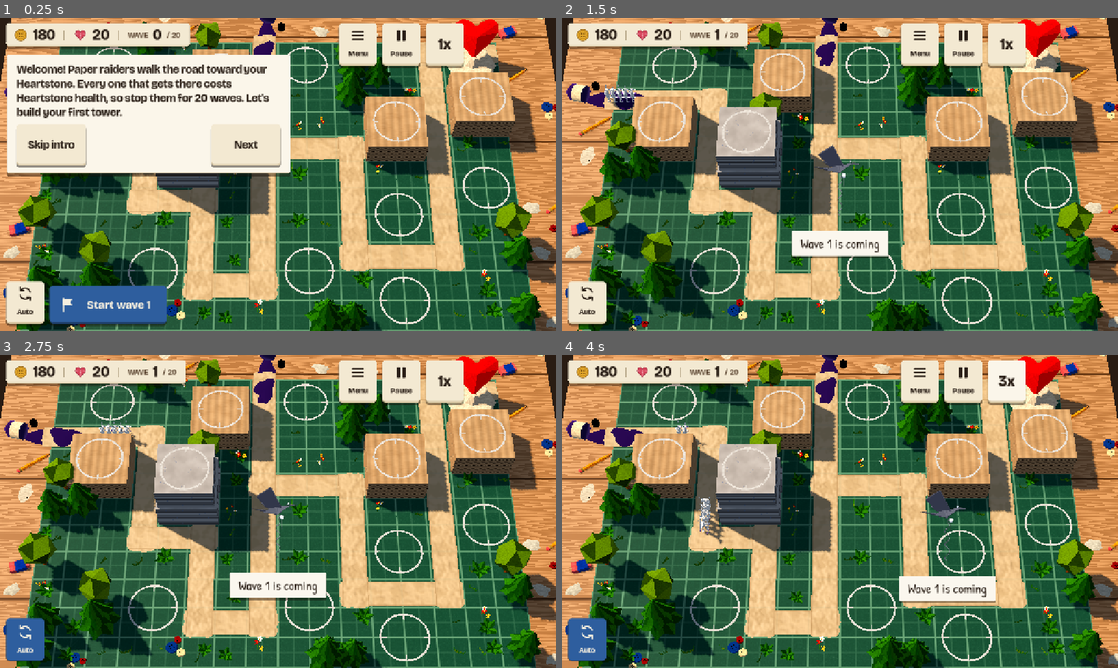
Above: before the commit, frames 1-4 (two rows, left to right).
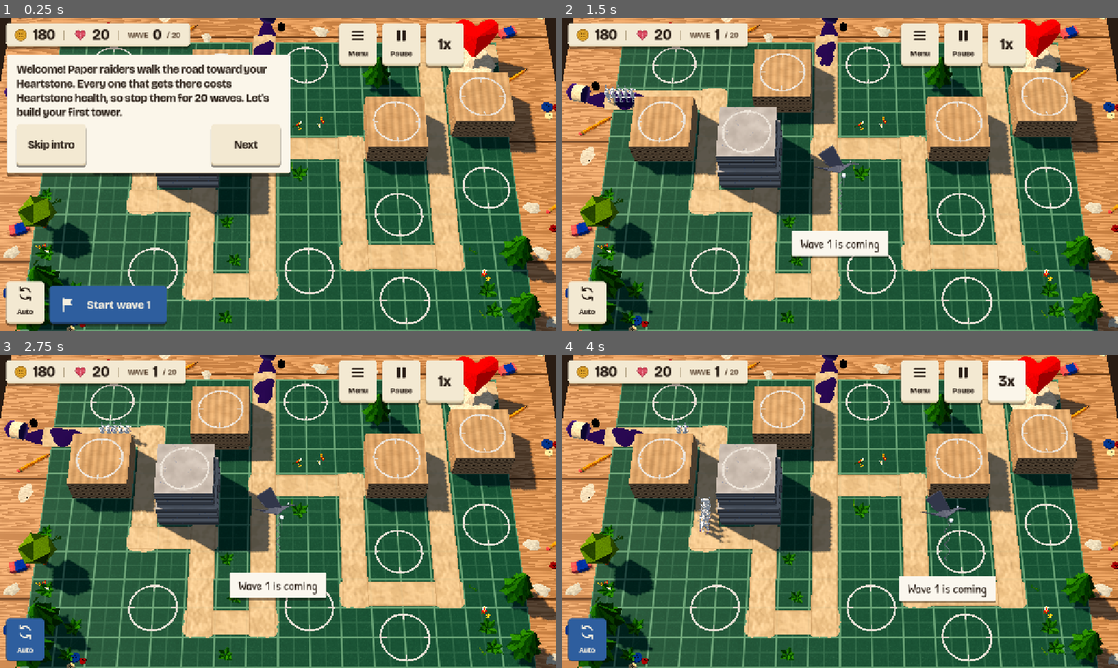
Above: after the commit, the same moments.

Repository: juanpalopez/psychic-bassoon
Game: Godot game, scene res://main.tscn
Two runs of this game, one before a commit and one after it. Both use one fixed random seed, a clock stepped at 60 frames per second and the inputs below.
Inputs:
- Up to frame 1 (0.25 s): no input
- Up to frame 2 (1.5 s): click "Start wave 1" at 0.5 s; click "Skip intro" at 1.25 s
- Up to frame 3 (2.75 s): click "Auto" at 2 s
- Up to frame 4 (4 s): click "1x" at 2.75 s; click "2x" at 3.5 s

The runs differ from the first frame. In frame 1, 6.6% of the frame differs, in the area x 0-100%, y 0-100%; in frame 2, 9.6%; in frame 3, 9.6%; in frame 4, 9.7%.

Commit message:
fix(render): keep decor off sockets, raise camera near plane, tighten board tests
Decor now keeps two cells off the socket blocks and the Heartstone (the old
check was always true), both sides of a spawn's bottle stay clear, an extra
spawn gets a box when the model is missing, the camera near plane is 1 m,
and the board budget test caps at the real 26 surfaces and 10 shadows.

Refs #293

Co-Authored-By: Claude Sonnet 5.5 <noreply@anthropic.com>
Claude-Session: https://claude.ai/code/session_013kCD1gD2mF2bzJQYitQCV3

Diff:
--- a/godot/render/board.gd
+++ b/godot/render/board.gd
@@ -36,6 +36,9 @@
 const SPAWN_MODEL := "res://assets/models/terrain/blot_spawn.glb"
 ## The decor scattered on the board and the desk: model, cells from the road it must keep
 ## (Chebyshev), and the share of eligible cells that get one.
+## Cells of clearance decor keeps from a socket block and the Heartstone: a tree leans a metre
+## or more past its cell, so a cell next door would stand over a built tower.
+const DECOR_CLEARANCE := 2
 const DECOR := {
 	"Trees": ["decor_tree_pine", 2, 0.4],
 	"RoundTrees": ["decor_tree_round", 2, 0.25],
@@ -258,6 +261,12 @@
 		if route[0] != start:
 			var extra := MeshInstance3D.new()
 			extra.position = BoardSpace.cell_to_world(route[0].x, route[0].y)
+			# the box stands in when the model file is missing, as for the first spawn
+			var box := BoxMesh.new()
+			box.size = Vector3(0.7, 0.9, 0.7)
+			extra.mesh = box
+			extra.material_override = _material(SPAWN_COLOUR)
+			extra.position.y = box.size.y / 2.0
 			_use_spawn_model(extra, route)
 			others.add_child(extra)
 			spawn_count += 1
@@ -340,9 +349,9 @@
 
 
 ## Paper trees, shrubs, grass and flowers on the open mat, and clutter on the desk. A cell
-## gets decor only when it is plain ground far enough from the road (trees also keep off the
-## socket blocks and the Heartstone); which decor, where in the cell and how it is turned
-## come from a hash of the cell and the seed.
+## gets decor only when it is plain ground far enough from the road and `DECOR_CLEARANCE` cells
+## off the socket blocks and the Heartstone; which decor, where in the cell and how it is
+## turned come from a hash of the cell and the seed.
 func _add_decor() -> void:
 	var road := {}
 	for route in map.routes:
@@ -368,12 +377,10 @@
 				continue
 			var from_road := _distance_to(cell, road)
 			var from_blocked := _distance_to(cell, blocked)
+			if from_blocked < DECOR_CLEARANCE:
+				continue
 			var tree := CellHash.of(col, row, map_seed, 10)
-			if (
-				from_road >= 2
-				and from_blocked >= 1
-				and tree < DECOR["Trees"][2] + DECOR["RoundTrees"][2]
-			):
+			if from_road >= 2 and tree < DECOR["Trees"][2] + DECOR["RoundTrees"][2]:
 				var key := "Trees" if tree < DECOR["Trees"][2] else "RoundTrees"
 				_place(placed, key, cell, 0.0, 0.9, 1.25)
 				continue
@@ -459,6 +466,7 @@
 		for step in [1, 2]:
 			cells[route[0] + out * step] = true
 			cells[route[0] + out * step + Vector2i(out.y, out.x)] = true
+			cells[route[0] + out * step - Vector2i(out.y, out.x)] = true
 	return cells
 
 
--- a/godot/render/camera_rig.gd
+++ b/godot/render/camera_rig.gd
@@ -14,6 +14,8 @@
 extends Node3D
 
 ## The narrowest screen the rig frames for (a hidden canvas reports no size).
+## Metres to the near clip plane.
+const CAMERA_NEAR := 1.0
 const MIN_ASPECT := 0.5
 ## The pitch (degrees below the horizon) zoomed out and zoomed in.
 const MAX_PITCH := 62.0
@@ -155,6 +157,9 @@
 func camera() -> Camera3D:
 	if _camera == null:
 		_camera = Camera3D.new()
+		# the camera sits tens of metres up; the default 5 cm near plane wastes depth precision
+		# and made close, stacked paper layers flicker on WebGL
+		_camera.near = CAMERA_NEAR
 		add_child(_camera)
 	return _camera
 
--- a/godot/tests/render/test_board_paper.gd
+++ b/godot/tests/render/test_board_paper.gd
@@ -161,6 +161,33 @@
 				assert_gte(_distance(cell, road), keep, "%s at %s, seed %d" % [key, cell, map_seed])
 
 
+func test_decor_keeps_clear_of_the_sockets_and_the_heartstone_by_its_reach() -> void:
+	for map_seed in [1, 7, 7920, 15839]:
+		var board := _board(map_seed)
+		var blocked := {}
+		for anchor in board.map.sockets:
+			for dy in board.map.footprint:
+				for dx in board.map.footprint:
+					blocked[anchor + Vector2i(dx, dy)] = true
+		var heart := board.map.heartstone
+		for dy in heart.size.y:
+			for dx in heart.size.x:
+				blocked[heart.position + Vector2i(dx, dy)] = true
+		for key in board.decor_cells:
+			for cell in board.decor_cells[key]:
+				assert_gte(
+					_distance(cell, blocked),
+					2,
+					"%s at %s over a socket or the Heartstone, seed %d" % [key, cell, map_seed]
+				)
+
+
+func test_the_camera_near_plane_is_not_the_engine_default() -> void:
+	var rig := CameraRig.new()
+	add_child_autofree(rig)
+	assert_gte(rig.camera().near, 1.0)
+
+
 func test_the_same_seed_scatters_the_same_decor() -> void:
 	assert_eq(_board(42).decor_cells, _board(42).decor_cells)
 
@@ -257,5 +284,5 @@
 	for map_seed in [1, 7920, 15839]:
 		var counts := {"drawn": 0, "shadows": 0}
 		_surfaces(_board(map_seed), counts)
-		assert_lte(counts["drawn"], 32, "seed %d: surfaces drawn" % map_seed)
-		assert_lte(counts["shadows"], 12, "seed %d: surfaces in the shadow map" % map_seed)
+		assert_lte(counts["drawn"], 26, "seed %d: surfaces drawn" % map_seed)
+		assert_lte(counts["shadows"], 10, "seed %d: surfaces in the shadow map" % map_seed)
